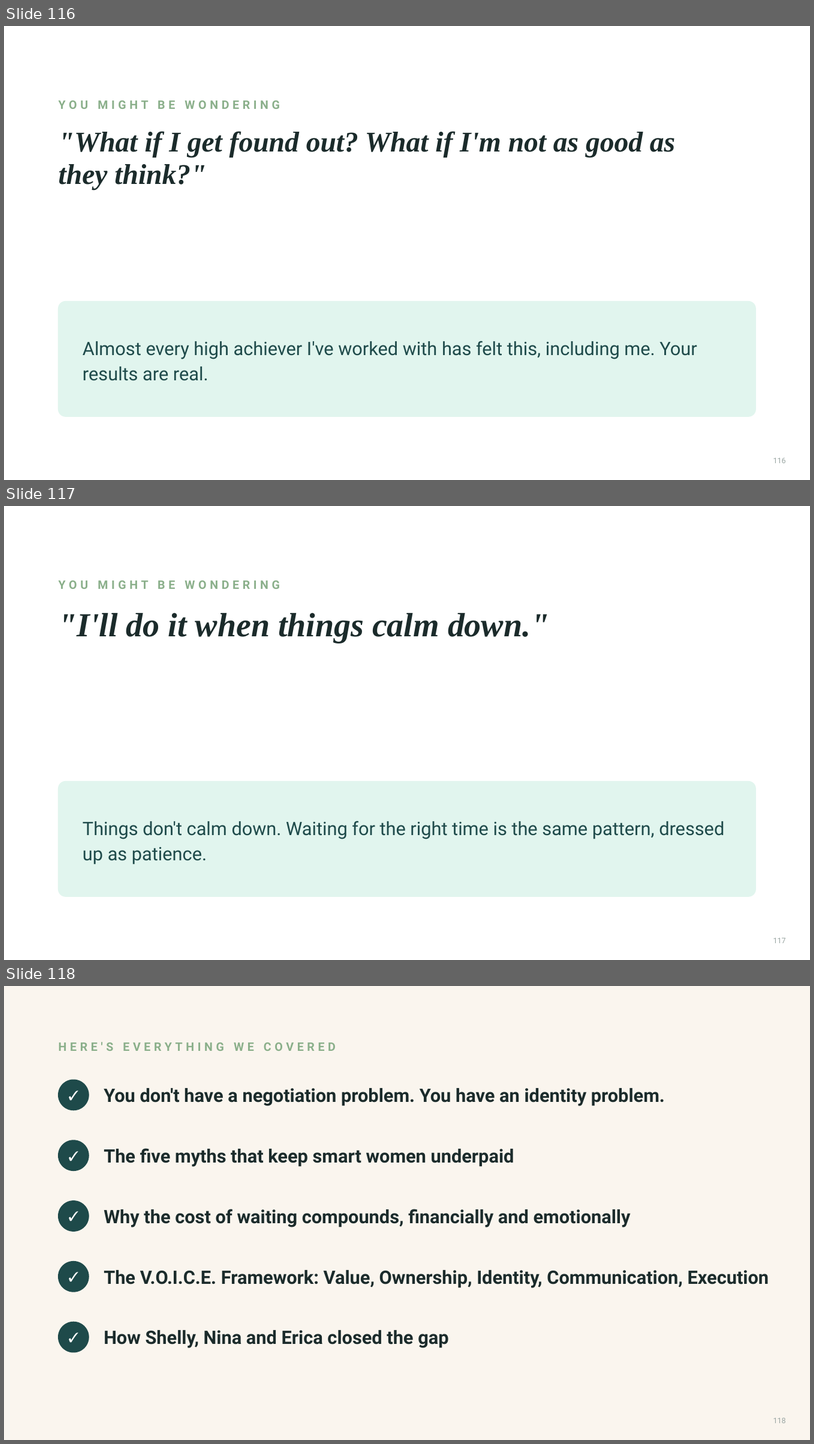
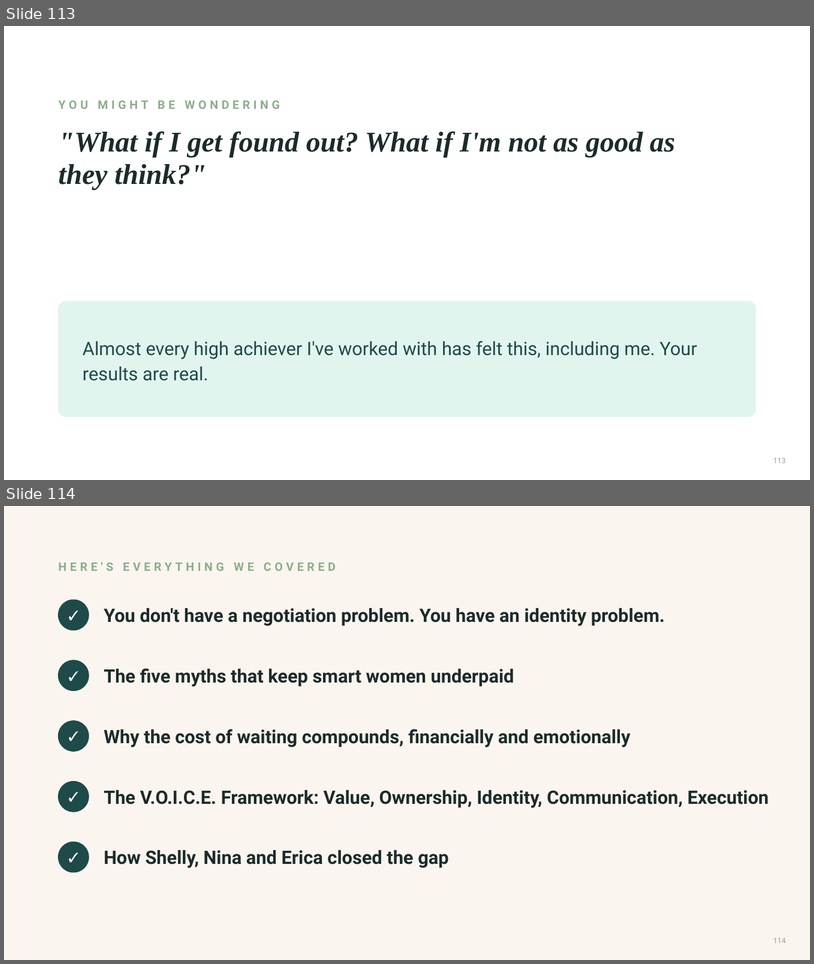
Before and after one commit to danielkelleyy/Beacon-Media, a slide deck: masterclass/tamara-lashchyk/Tamara-Masterclass-v3.pptx. Shown one above the other, each under a label of ours: slides 116, 117 and 118 before the commit, slides 113 and 114 after it. The pictures are 814x1444 and 814x964 pixels, drawn with LibreOffice and Linux fonts; fonts in the diff are those of the drawing. Boxes give left, top, right and bottom in pixels: in the first picture for what was removed or moved away, otherwise in the second. Text is boxed around its words. In the diff, an @@ line names an element or a change of style, - is before the commit and + after.

```diff
--- a/masterclass/tamara-lashchyk/Tamara-Masterclass-v3.pptx
+++ b/masterclass/tamara-lashchyk/Tamara-Masterclass-v3.pptx
@@ slide 117 removed at [4,506,810,960], background #FFFFFF @@
@@ text removed at [59,580,280,589] @@
-YOU MIGHT BE WONDERING
@@ text removed at [59,613,549,642] @@
-"I'll do it when things calm down."
@@ rounded rectangle removed at [59,781,756,896] @@
@@ text removed at [83,820,725,864] @@
-Things don't calm down. Waiting for the right time is the same pattern, dressed up as patience.
@@ page number removed at [774,937,786,943] @@
-117
@@ what was slide 116 is now slide 113 @@
@@ page number at [774,457,786,463]: text changed @@
-116
+113
@@ what was slide 118 is now slide 114 @@
@@ page number at [774,937,786,943]: text changed @@
-118
+114
```
Also in this commit, not shown: 8 slides changed, 12 slides added, 15 other slides removed, 5 other files.
